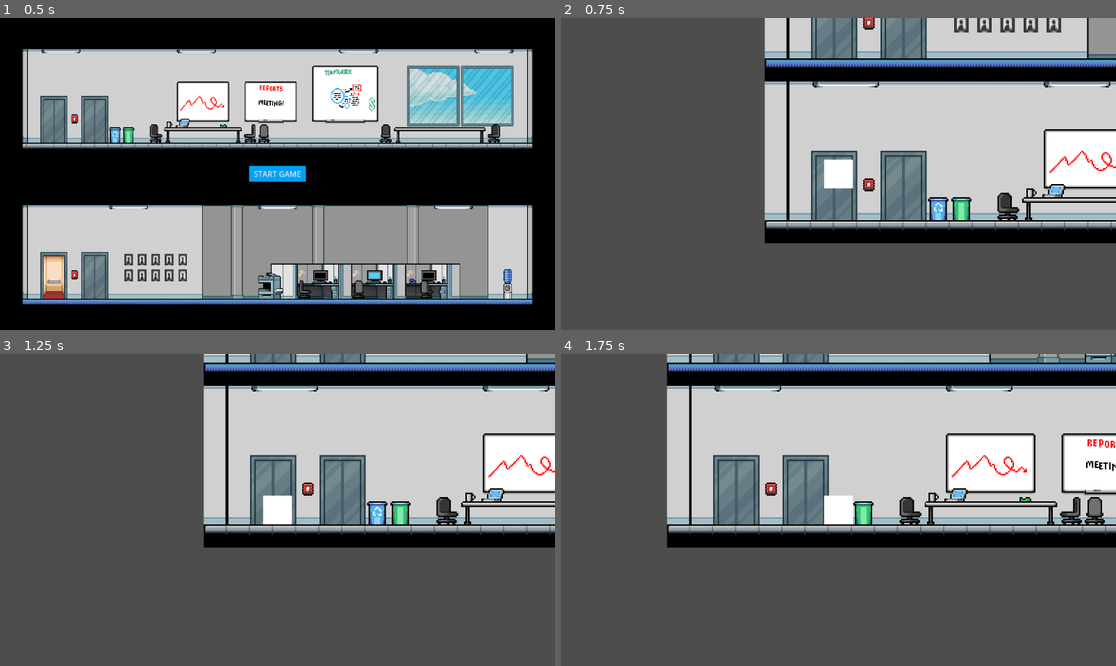
Above: before the commit, frames 1-4 (two rows, left to right).
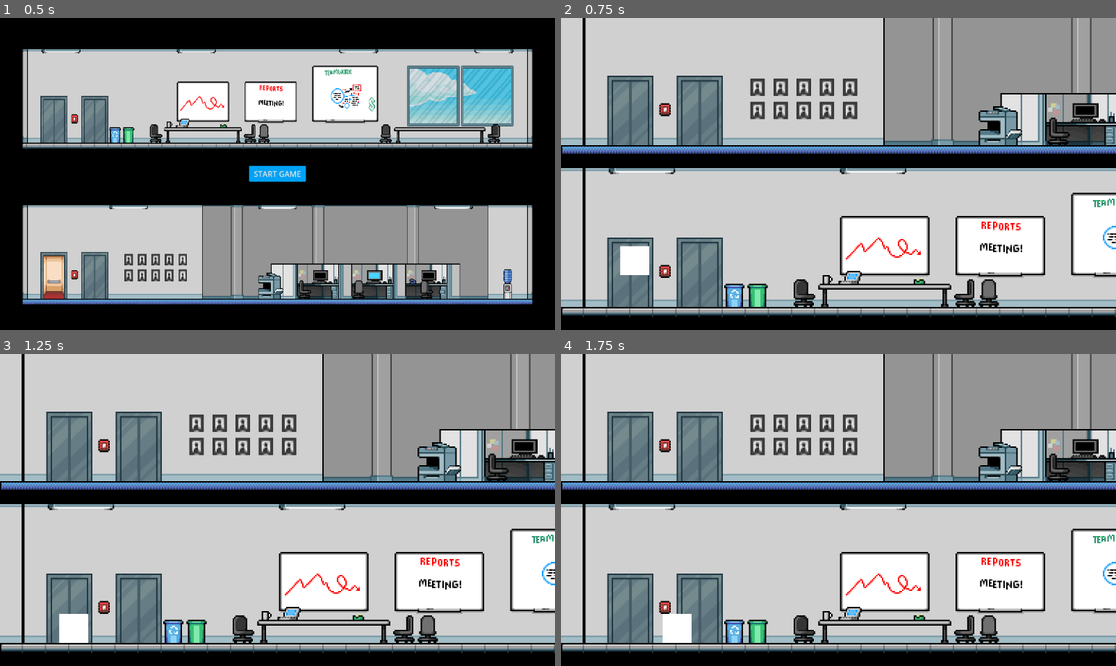
Above: after the commit, the same moments.

Repository: tspr0tege/office-elevator-game
Game: Godot game, scene res://scenes/start-menu.tscn
Two runs of this game, one before a commit and one after it. Both use one fixed random seed, a clock stepped at 60 frames per second and the inputs below. The project has no main scene, so this scene is started directly.
Inputs:
- Up to frame 1 (0.5 s): no input
- Up to frame 2 (0.75 s): click "START GAME" at 0.5 s
- Up to frame 3 (1.25 s): no input
- Up to frame 4 (1.75 s): tap Enter at 1.25 s; hold Right (ui_right) from 1.28 s (still down); tap Up (ui_up) at 1.35, 1.52 s

Frame 1 is identical in both runs. In frame 2, 90% of the frame differs, in the area x 0-100%, y 0-100%; in frame 3, 93%; in frame 4, 90%.

Commit message:
Added player movement
-Holding shift increases player speed

-Pressing up while standing over an elevator moves player to a connected
elevator. This script is temporary. Elevators will need grouping of some
kind and different functionality.

Diff:
--- a/entities/elevator/elevator.tscn
+++ b/entities/elevator/elevator.tscn
@@ -1,6 +1,7 @@
-[gd_scene load_steps=9 format=3 uid="uid://bc25p400xk425"]
+[gd_scene load_steps=10 format=3 uid="uid://bc25p400xk425"]
 
 [ext_resource type="Texture2D" uid="uid://bgp52ptsgys3b" path="res://entities/elevator/tileset_elevator.png" id="1_3c2c0"]
+[ext_resource type="Script" uid="uid://m15rhuctrtsw" path="res://entities/elevator/entities_elevator.gd" id="1_rtcbl"]
 
 [sub_resource type="AtlasTexture" id="AtlasTexture_sjnxt"]
 atlas = ExtResource("1_3c2c0")
@@ -49,6 +50,7 @@
 size = Vector2(30, 47)
 
 [node name="Elevator" type="Node2D"]
+script = ExtResource("1_rtcbl")
 
 [node name="AnimatedSprite2D" type="AnimatedSprite2D" parent="."]
 position = Vector2(8, -16)
@@ -56,7 +58,7 @@
 
 [node name="Area2D" type="Area2D" parent="."]
 
-[node name="CollisionShape2D" type="CollisionShape2D" parent="Area2D"]
+[node name="CollisionShape2D" type="CollisionShape2D" parent="Area2D" groups=["Elevators"]]
 visible = false
 position = Vector2(8, -15.5)
 shape = SubResource("RectangleShape2D_3c2c0")
--- /dev/null
+++ b/entities/elevator/entities_elevator.gd
@@ -0,0 +1,8 @@
+extends Node2D
+
+@export var connected_elevator : Node2D
+
+func use_elevator(player) -> void:
+	var moving_to = connected_elevator.position
+	moving_to += Vector2(8, 0)
+	player.position = moving_to
--- a/entities/player/entities_player.gd
+++ b/entities/player/entities_player.gd
@@ -18,4 +18,12 @@
 	else:
 		velocity.x = move_toward(velocity.x, 0, SPEED)
 
+	if Input.is_action_just_pressed("ui_up"):
+		var areas = $OnObject.get_overlapping_areas()
+		for area in areas:
+			var object = area.get_parent()
+			if object.is_in_group("Elevators"):
+				object.use_elevator(self)
+				break
+
 	move_and_slide()
--- a/entities/player/player.tscn
+++ b/entities/player/player.tscn
@@ -1,8 +1,10 @@
-[gd_scene load_steps=3 format=3 uid="uid://06shfvuvp2po"]
+[gd_scene load_steps=4 format=3 uid="uid://06shfvuvp2po"]
 
 [ext_resource type="Script" uid="uid://bfsrswn2h46gr" path="res://entities/player/entities_player.gd" id="1_symyc"]
 
 [sub_resource type="RectangleShape2D" id="RectangleShape2D_nva4x"]
+
+[sub_resource type="RectangleShape2D" id="RectangleShape2D_symyc"]
 
 [node name="Player" type="CharacterBody2D"]
 script = ExtResource("1_symyc")
@@ -12,3 +14,9 @@
 
 [node name="Polygon2D" type="Polygon2D" parent="."]
 polygon = PackedVector2Array(-10, -10, 10, -10, 10, 10, -10, 10)
+
+[node name="OnObject" type="Area2D" parent="."]
+
+[node name="CollisionShape2D" type="CollisionShape2D" parent="OnObject"]
+shape = SubResource("RectangleShape2D_symyc")
+debug_color = Color(0, 1, 0, 0.419608)
--- a/scenes/office_1.tscn
+++ b/scenes/office_1.tscn
@@ -1,7 +1,9 @@
-[gd_scene load_steps=3 format=4 uid="uid://bbadxh3w77maf"]
+[gd_scene load_steps=5 format=4 uid="uid://bbadxh3w77maf"]
 
 [ext_resource type="TileSet" uid="uid://wo1bngoyfdvo" path="res://scenes/office_tiles.tres" id="1_nva4x"]
 [ext_resource type="PackedScene" uid="uid://06shfvuvp2po" path="res://entities/player/player.tscn" id="2_nva4x"]
+[ext_resource type="PackedScene" uid="uid://bc25p400xk425" path="res://entities/elevator/elevator.tscn" id="2_sjnxt"]
+[ext_resource type="Script" uid="uid://sfy41elce7bi" path="res://scenes/scenes_office1_camera-2d.gd" id="3_51g46"]
 
 [node name="Office1" type="Node2D"]
 
@@ -20,15 +22,38 @@
 tile_set = ExtResource("1_nva4x")
 
 [node name="Objects" type="TileMapLayer" parent="Background"]
-tile_map_data = PackedByteArray("AAAEACUAAQAMAAAAAAACACEAAAA …(1024 unchanged characters)… NAAEAAAATAB8AAQANAAIAAAAdAB4AAQAAAAYAAAAFACYAAgAAAAAAAQACACYAAgAAAAAAAQACAB8AAgAAAAAAAQAFAB8AAgAAAAAAAQA=")
+tile_map_data = PackedByteArray("AAAEACUAAQAMAAAAAAACACEAAAA …(1024 unchanged characters)… NAAEAAAATAB8AAQANAAIAAAAdAB4AAQAAAAYAAAA=")
 tile_set = ExtResource("1_nva4x")
 
 [node name="Layer3" type="TileMapLayer" parent="Background"]
 tile_map_data = PackedByteArray("AAAOACQAAQAKAAQAAAAPACQAAQAIAAQAAAAMACQAAQAFAAQAAAANACQAAQAGAAQAAAASACMAAQAJAAMAAAATAC …(192 unchanged characters)…
 tile_set = ExtResource("1_nva4x")
 
+[node name="Elevators" type="Node2D" parent="Background"]
+
+[node name="Elevator" parent="Background/Elevators" node_paths=PackedStringArray("connected_elevator") groups=["Elevators"] instance=ExtResource("2_sjnxt")]
+position = Vector2(40, 616)
+connected_elevator = NodePath("../Elevator4")
+
+[node name="Elevator2" parent="Background/Elevators" node_paths=PackedStringArray("connected_elevator") groups=["Elevators"] instance=ExtResource("2_sjnxt")]
+position = Vector2(88, 616)
+connected_elevator = NodePath("../Elevator3")
+
+[node name="Elevator3" parent="Background/Elevators" node_paths=PackedStringArray("connected_elevator") groups=["Elevators"] instance=ExtResource("2_sjnxt")]
+position = Vector2(88, 504)
+connected_elevator = NodePath("../Elevator2")
+
+[node name="Elevator4" parent="Background/Elevators" node_paths=PackedStringArray("connected_elevator") groups=["Elevators"] instance=ExtResource("2_sjnxt")]
+position = Vector2(40, 504)
+connected_elevator = NodePath("../Elevator")
+
 [node name="Player" parent="." instance=ExtResource("2_nva4x")]
 position = Vector2(51, 577)
 
-[node name="Camera2D" type="Camera2D" parent="Player"]
+[node name="Camera2D" type="Camera2D" parent="Player" node_paths=PackedStringArray("PLAYING_FIELD")]
 zoom = Vector2(3, 3)
+position_smoothing_enabled = true
+script = ExtResource("3_51g46")
+PLAYING_FIELD = NodePath("../../Background/Walls")
+
+[connection signal="ready" from="." to="Player/Camera2D" method="set_limits"]
--- /dev/null
+++ b/scenes/scenes_office1_camera-2d.gd
@@ -0,0 +1,10 @@
+extends Camera2D
+
+@export var PLAYING_FIELD : TileMapLayer
+
+func set_limits() -> void:
+	var limits = PLAYING_FIELD.get_used_rect()
+	limit_left = limits.position.x * 16
+	limit_right = limits.end.x * 16
+	limit_top = limits.position.y * 16
+	limit_bottom = limits.end.y * 16
Not shown, added: entities/elevator/entities_elevator.gd.uid
Not shown, added: scenes/scenes_office1_camera-2d.gd.uid
